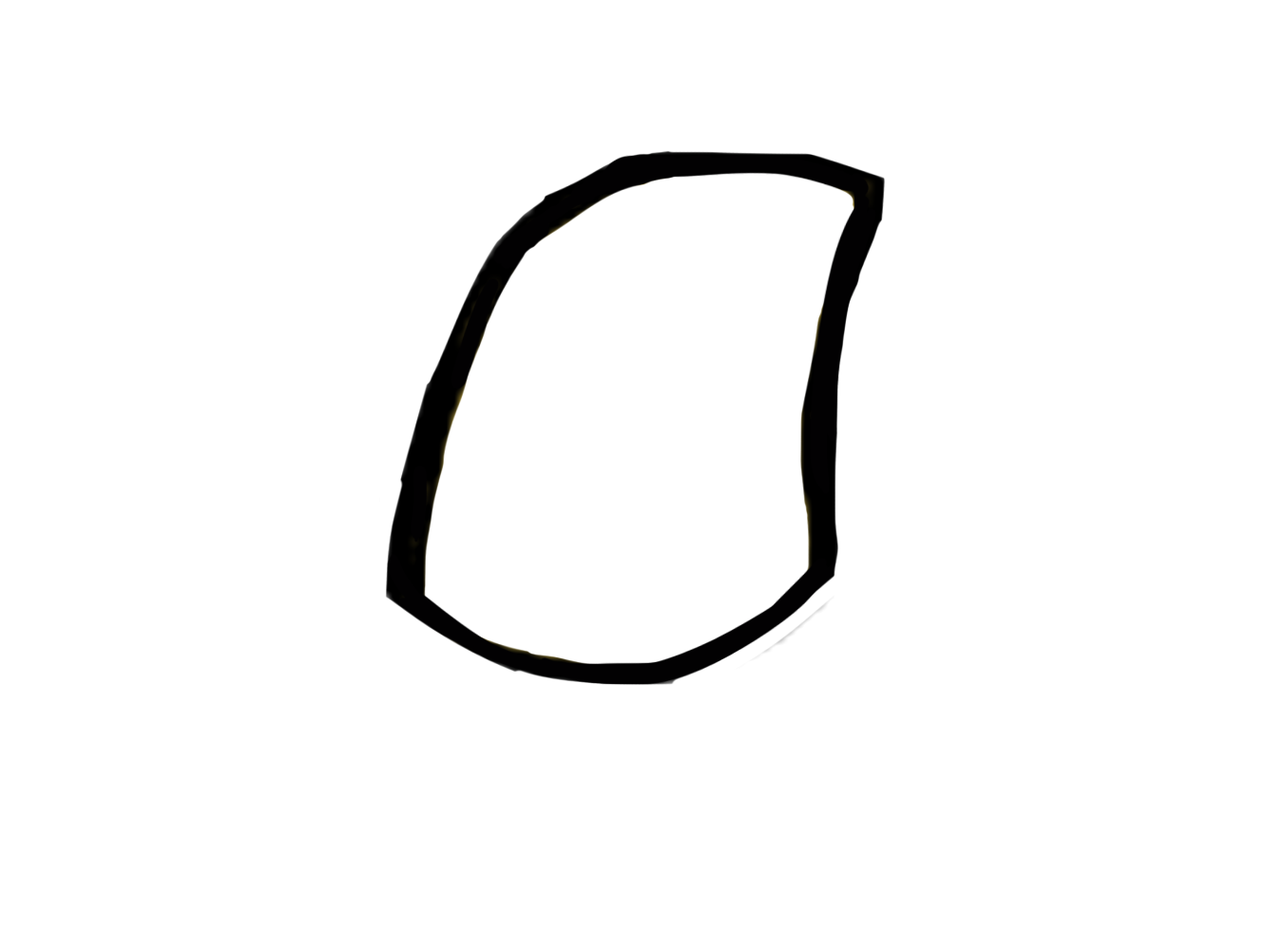
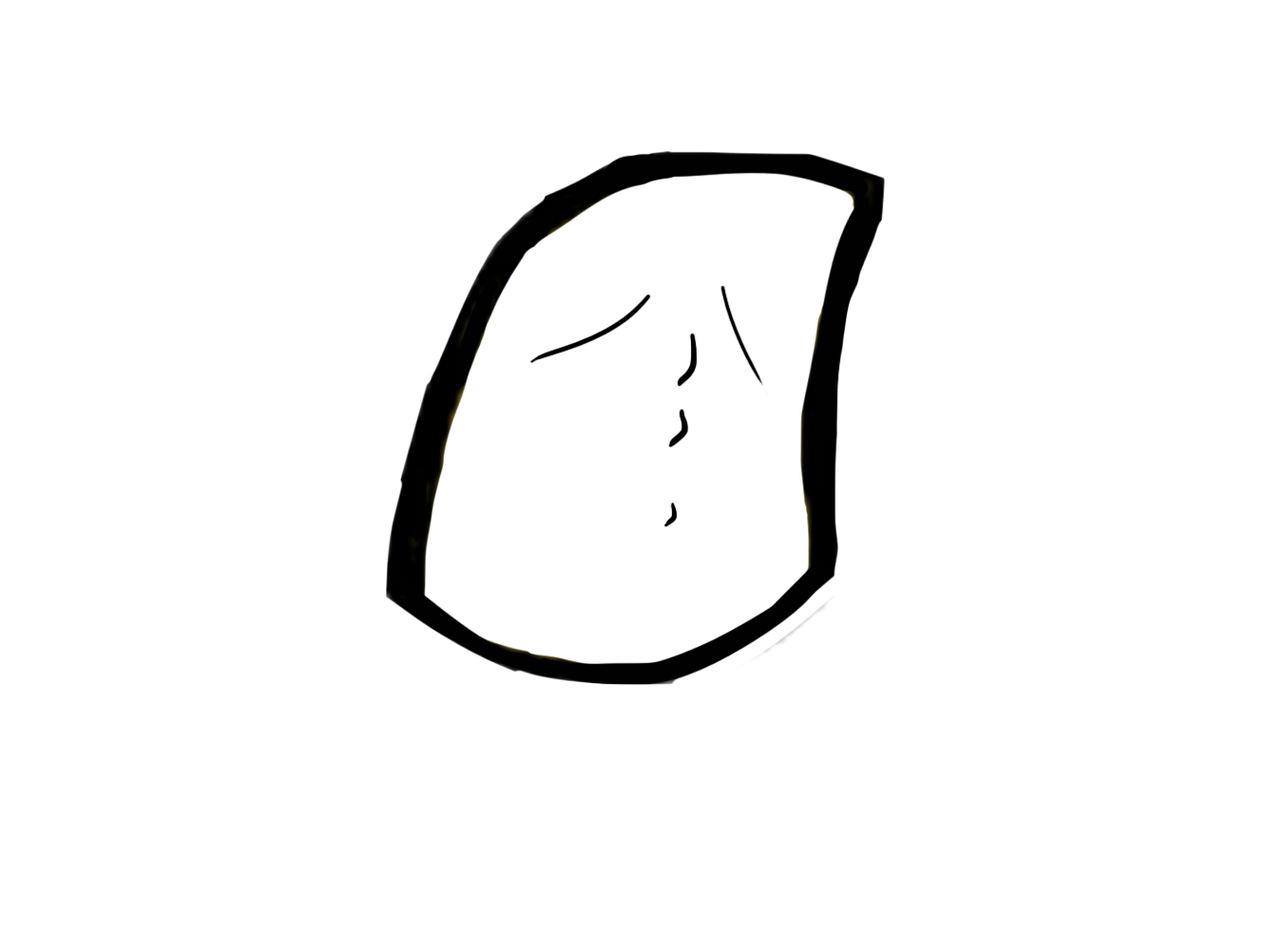
Revision of a layered (1267, 950) image; what changed, layer by layer:
added layer "Layer 4" above "Layer 3" over [529, 285, 768, 528]
added layer "Layer 3" above "Layer 2" over [529, 285, 768, 528]
added layer "Layer 2" above "Layer 1" over [529, 285, 768, 528]
added layer "Layer 1" over [529, 285, 768, 528]
